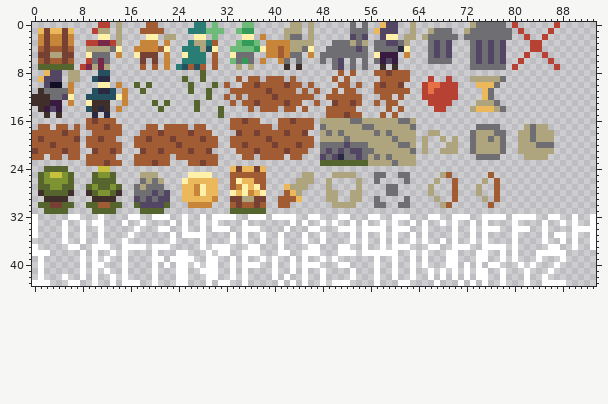
Two states of a sprite sheet, public/i.png. That is the earlier state.
The file is 94x44 pixels.
The result:
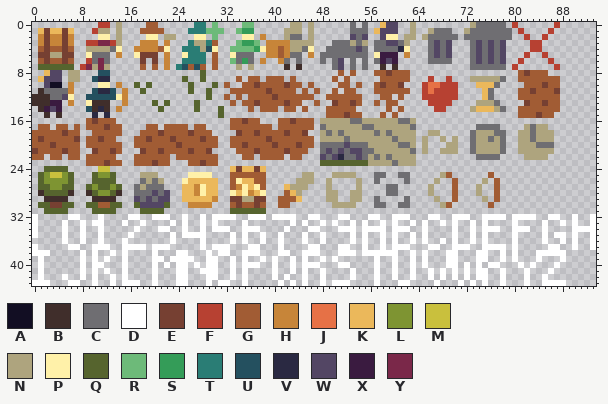
Palette (. is transparent): A #120e23  B #402e2b  C #6f6e72  D #ffffff  E #764032  F #b74132  G #a15c34  H #c78539  J #e67146  K #ebb85b  L #7e9432  M #c9c03d  N #aea47e  P #fff1a9  Q #56642e  R #6dba79  S #349c58  T #2a7d75  U #24505f  V #2a2942  W #534664  X #3a1b40  Y #7a2849
What changed:
{"y":8,"x":81,"old":".....","new":"GEGGG"}
{"y":9,"x":81,"old":".......","new":"GGGGGGG"}
{"y":10,"x":82,"old":"......","new":"GGGEGG"}
{"y":11,"x":81,"old":".......","new":"GGEGGGE"}
{"y":12,"x":81,"old":".......","new":"GGGGGGG"}
{"y":13,"x":82,"old":"......","new":"EGGEGG"}
{"y":14,"x":81,"old":".......","new":"GGGGGGG"}
{"y":15,"x":81,"old":"......","new":"GGGEGG"}
{"label":"added","picture_box":[518,70,560,118]}
